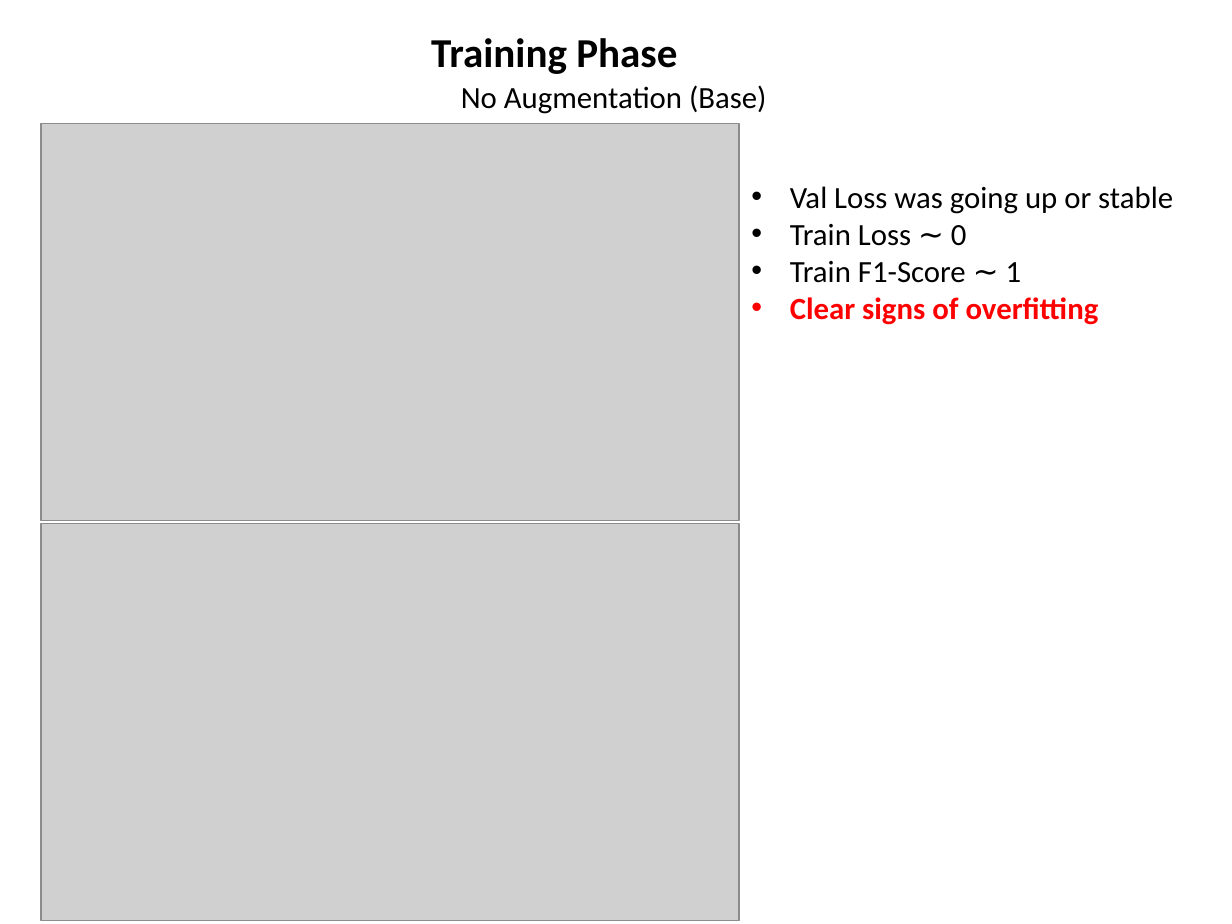
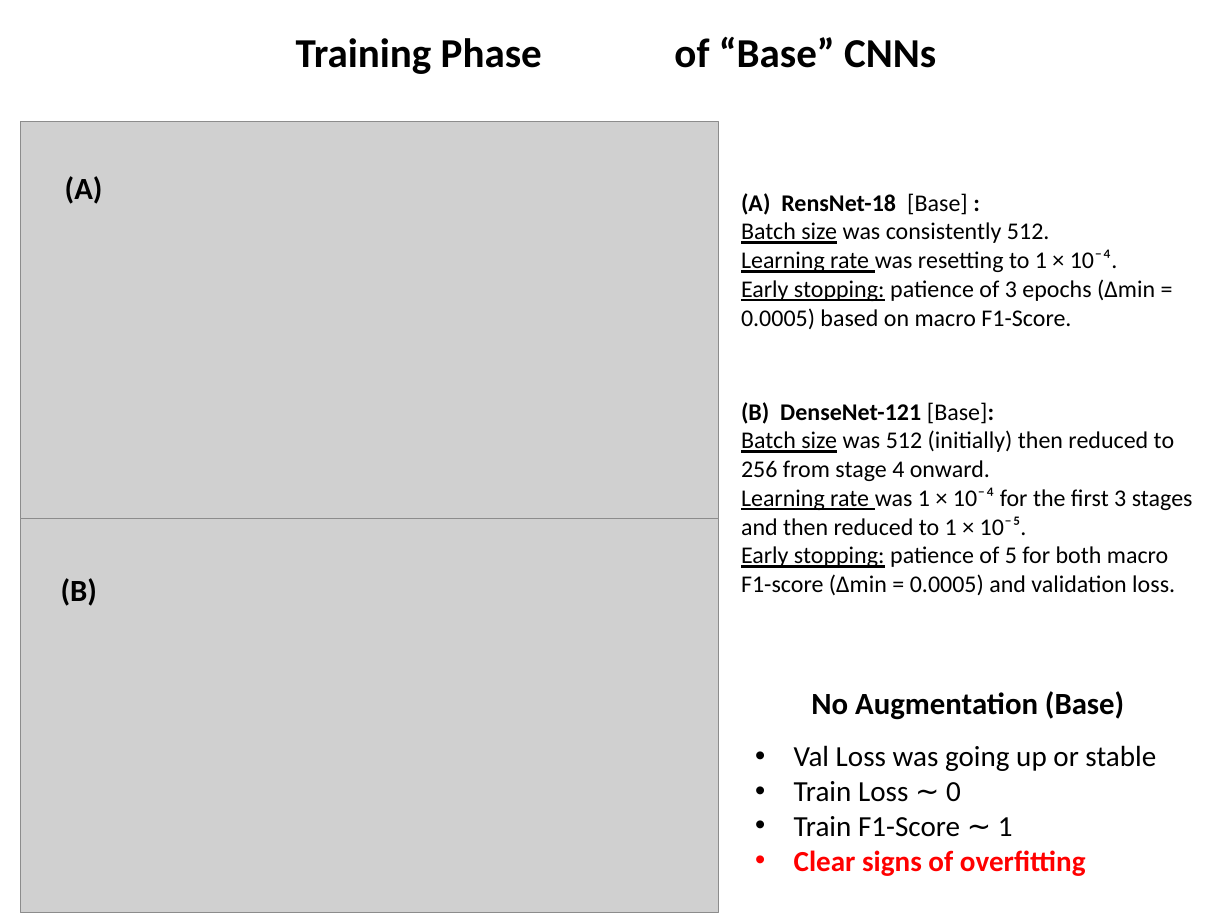
Before and after one commit to ManosGitProject/oct_retinal_classification_hackathon_v1, a slide deck: slide 4 of Hackathon Presentation.pptx. Drawn at 1232x924 pixels with LibreOffice and Linux fonts; fonts in the diff are those of the drawing; grey boxes stand for pictures. Boxes give left, top, right and bottom in pixels: in the first picture for what was removed or moved away, otherwise in the second. Text is boxed around its words. In the diff, an @@ line names an element or a change of style, - is before the commit and + after.

```diff
--- a/Hackathon Presentation.pptx
+++ b/Hackathon Presentation.pptx
@@ title at (296,37,936,74): text changed @@
-Training Phase
+Training Phase of “Base” CNNs
@@ picture added at (21,122,719,519) @@
@@ text added at (65,176,103,204), 18 pt, text #000000, bold @@
+(A)
@@ text added at (741,193,1155,329), 14 pt, text #000000 @@
+(A) RensNet-18 [Base] :
+Batch size was consistently 512.
+Learning rate was resetting to 1 × 10⁻⁴.
+Early stopping: patience of 3 epochs (Δmin = 0.0005) based on macro F1-Score.
@@ text added at (741,402,1193,595), 14 pt, text #000000 @@
+(B) DenseNet-121 [Base]:
+Batch size was 512 (initially) then reduced to 256 from stage 4 onward.
+Learning rate was 1 × 10⁻⁴ for the first 3 stages and then reduced to 1 × 10⁻⁵.
+Early stopping: patience of 5 for both macro F1-score (Δmin = 0.0005) and validation loss.
@@ picture: place and size @@
-picture at (41,123,739,520)
+picture at (21,519,719,913)
@@ picture removed at (41,524,739,920) @@
@@ text added at (61,578,97,606), 18 pt, text #000000, bold @@
+(B)
@@ text "No Augmentation (Base)": place and size @@
-text "No Augmentation (Base)" at (461,85,766,114)
+text "No Augmentation (Base)" at (811,691,1124,720)
@@ text "No Augmentation (Base)" at (811,691,1124,720): bold on @@
@@ text "Val Loss was going up ...": place and size @@
-text "Val Loss was going up ..." at (790,186,1173,325)
+text "Val Loss was going up ..." at (794,745,1156,876)
@@ text "Val Loss was going up ..." at (794,745,1156,876): size 18 to 17 pt @@
```
Also in this commit, not shown: 6 other slides changed, 1 other file.
